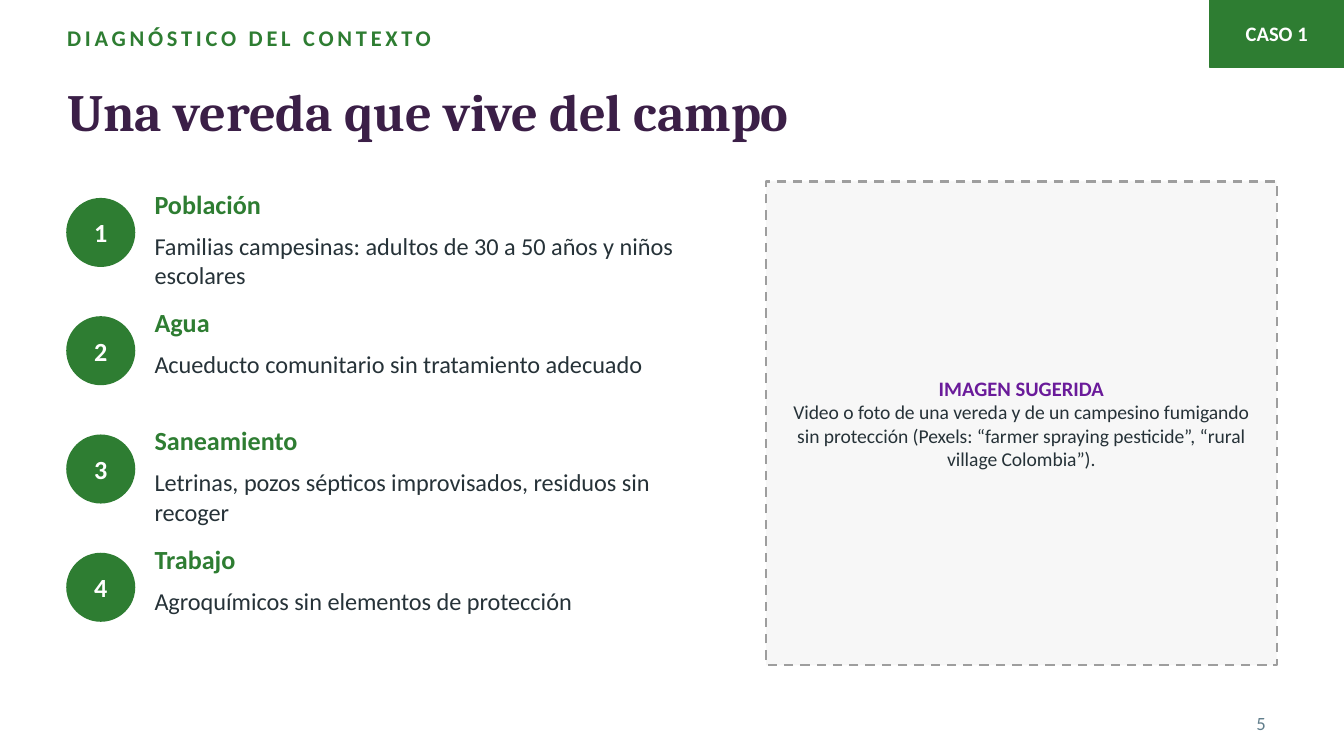
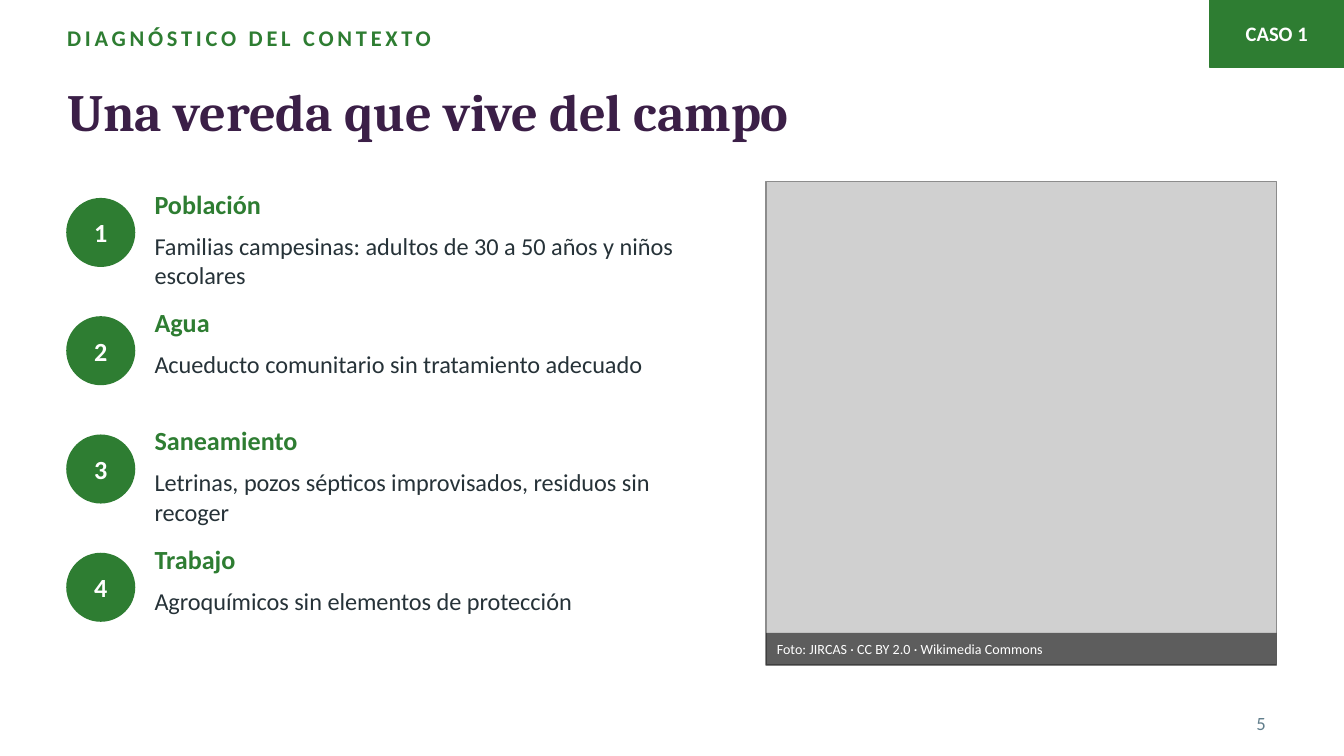
Before and after one commit to leyezminvari-tech/ESPECIALIZACI-N-, a slide deck: slide 5 of Actividades/Semana8_Presentacion_Canva.pptx. Drawn at 1344x756 pixels with LibreOffice and Linux fonts; fonts in the diff are those of the drawing; grey boxes stand for pictures. Boxes give left, top, right and bottom in pixels: in the first picture for what was removed or moved away, otherwise in the second. Text is boxed around its words. In the diff, an @@ line names an element or a change of style, - is before the commit and + after.

```diff
--- a/Actividades/Semana8_Presentacion_Canva.pptx
+++ b/Actividades/Semana8_Presentacion_Canva.pptx
@@ rectangle removed at (x1=766, y1=181, x2=1277, y2=665) @@
@@ picture added at (x1=766, y1=181, x2=1277, y2=665) @@
@@ text removed at (x1=793, y1=382, x2=1249, y2=470) @@
-IMAGEN SUGERIDA
-Video o foto de una vereda y de un campesino fumigando sin protección (Pexels: “farmer spraying pesticide”, “rural village Colombia”).
@@ rectangle added at (x1=766, y1=633, x2=1277, y2=665), fill #000000 at 55% opacity @@
@@ text added at (x1=777, y1=644, x2=1043, y2=654), 7.5 pt, text #FFFFFF @@
+Foto: JIRCAS · CC BY 2.0 · Wikimedia Commons
```
Also in this commit, not shown: 3 other slides changed.
